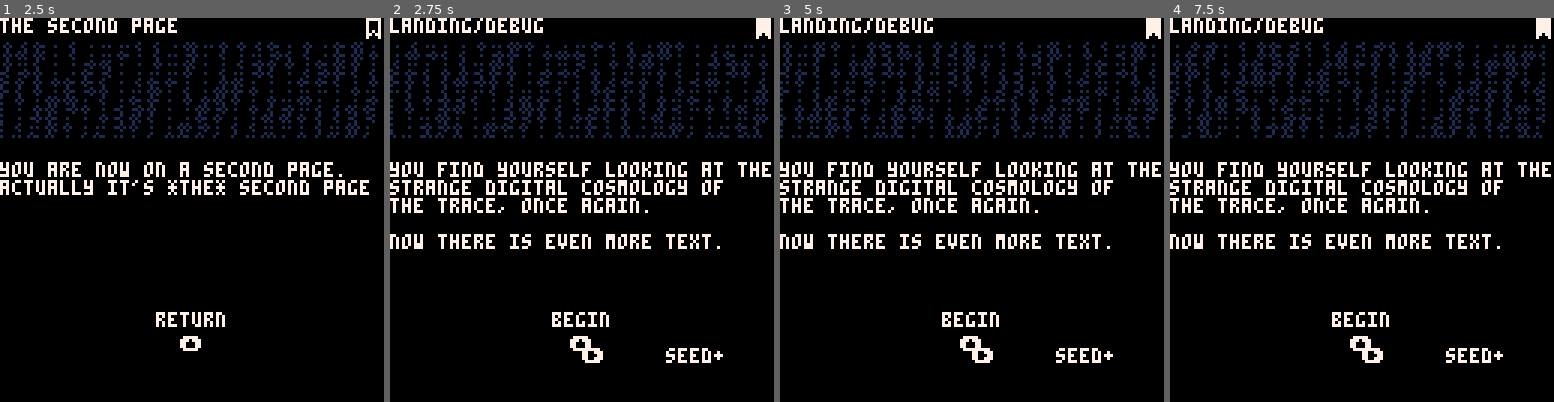
Above: before the commit, frames 1-4 (left to right).
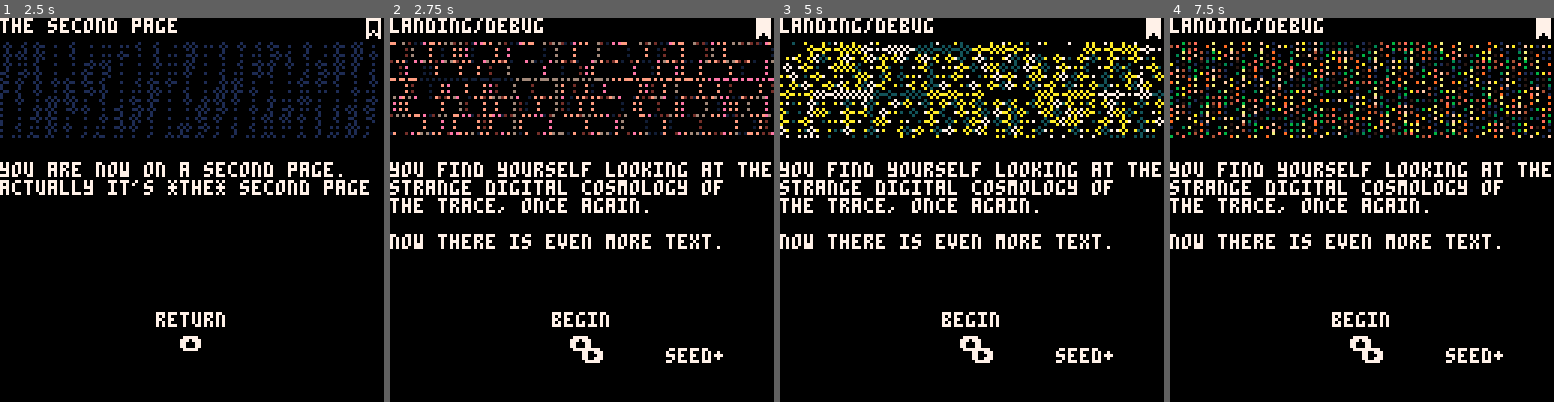
Above: after the commit, the same moments.

Repository: aebrer/pico8_carts
Game: PICO-8 cartridge games/the_trace/the_trace.p8
The game is run twice, just before and just after one commit, with the same random seed, the same clock (stepped at 60 frames per second) and the same inputs.
Inputs:
- Up to frame 1 (2.5 s): tap X (X key) at 0.33, 1.07, 1.85 s; tap O (Z key) at 0.7, 1.7, 2.1 s; hold Right 1.6-2.1 s; hold Up 2.15-2.42 s; hold Right from 2.47 s (still down)
- Up to frame 2 (2.75 s): keep holding Right; tap O (Z key) at 2.5 s
- Up to frame 3 (5 s): tap O (Z key) every 0.4 s from 2.9 to 4.9 s; tap X (X key) at 2.97, 4.08 s; release Right at 3.03 s; hold Left 3.08-3.58 s; hold Down 3.63-3.97 s; hold Right 4.02-4.68 s; hold Up from 4.73 s (still down)
- Up to frame 4 (7.5 s): release Up at 5.03 s; hold Left 5.08-5.68 s; tap X (X key) at 5.2, 6.32, 7.43 s; tap O (Z key) every 0.4 s from 5.3 to 7.3 s; hold Down 5.73-6.03 s; hold Right 6.08-6.58 s; hold Right 6.63-7.13 s; hold Up 7.18-7.45 s

Frame 1 is identical in both runs. In frame 2, 7.9% of the frame differs, in the area x 0-100%, y 6-32%; in frame 3, 11%; in frame 4, 7.1%.

Commit message:
bookmarks now working

Diff:
--- a/games/the_trace/the_trace.p8
+++ b/games/the_trace/the_trace.p8
@@ -59,7 +59,7 @@
 
  -- set bookmark
  if(btnp(❎))bkmk=curr_page
- if(bkmk and btnp(🅾️))curr_page=bkmk
+ if(bkmk and btnp(🅾️))curr_page=bkmk;curr_page.i=false
 
 end
 -->8
